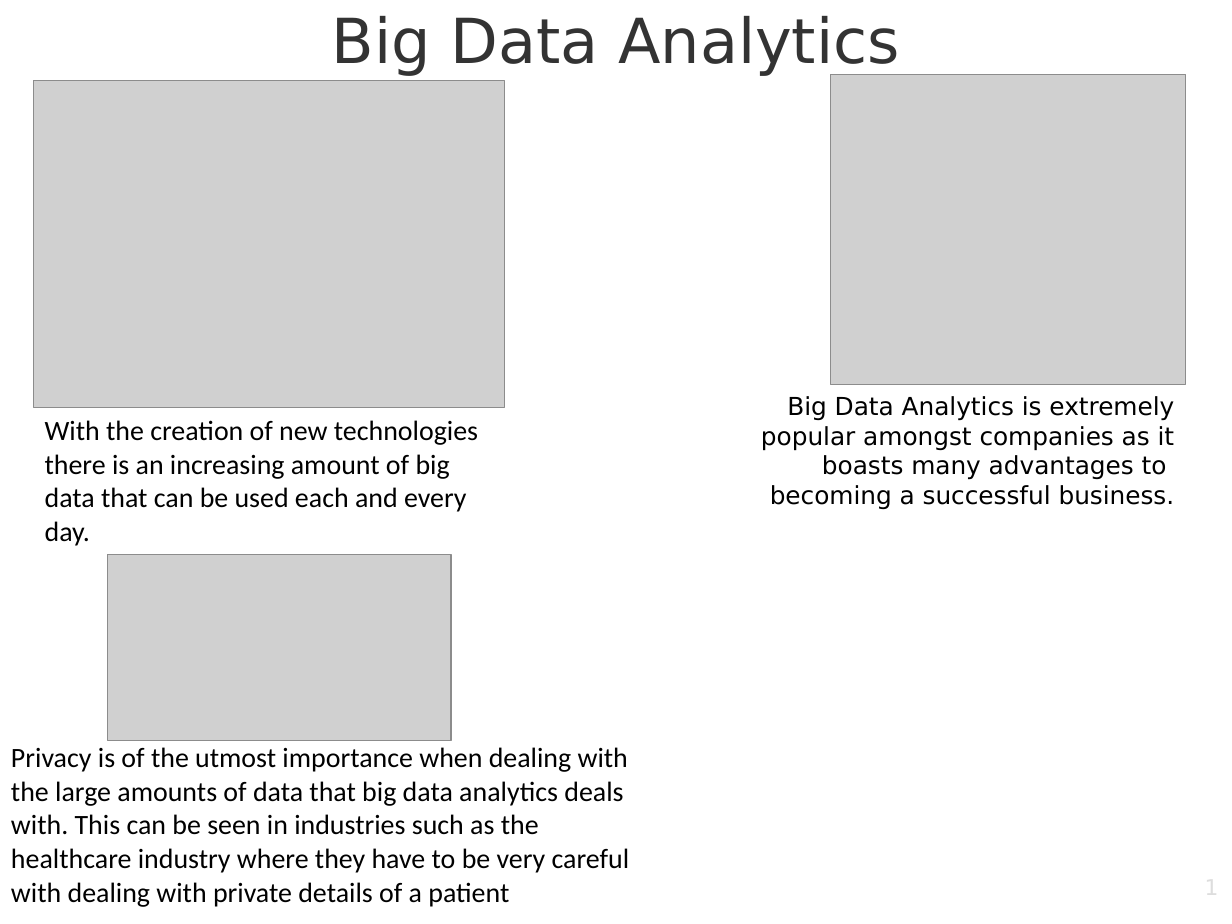
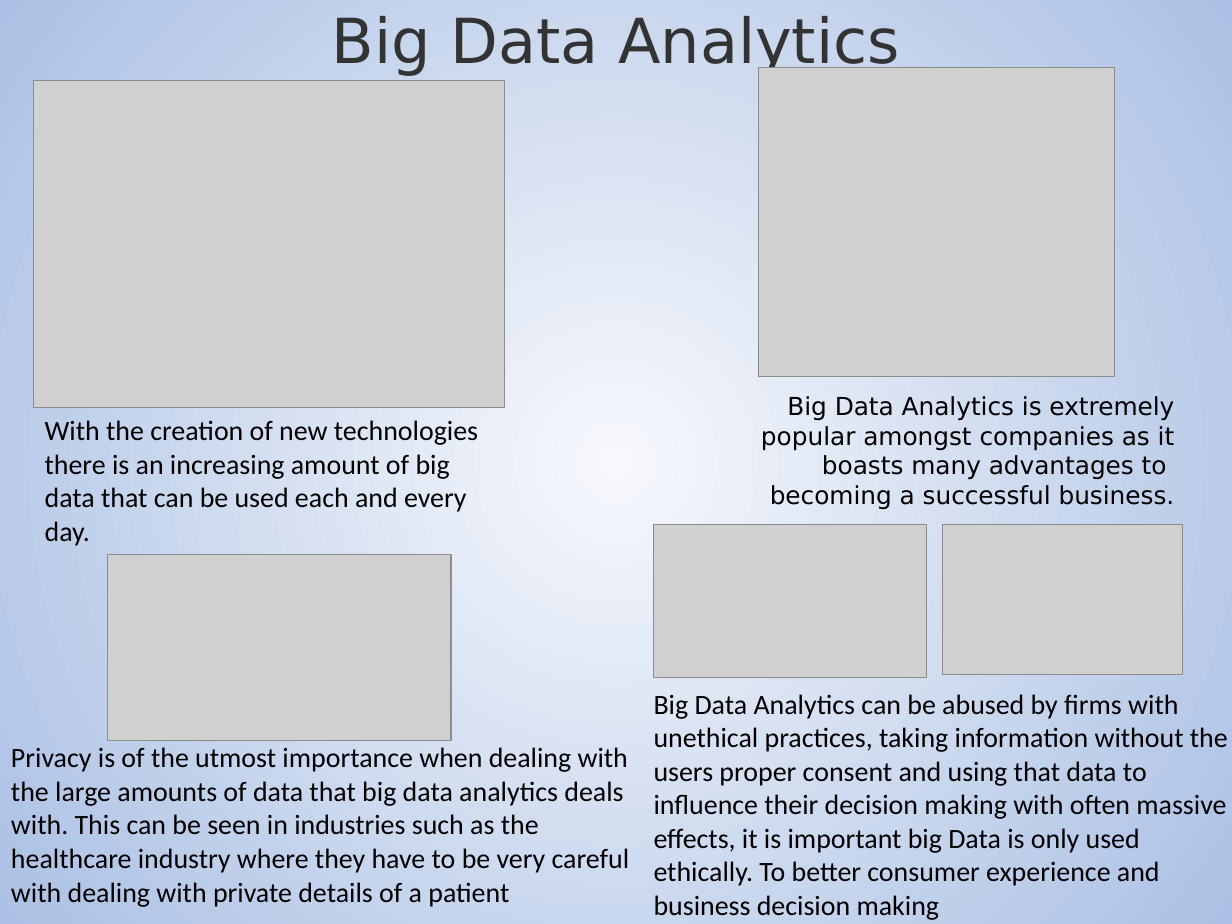
Before and after one commit to LukeBogdanovic/CS4182-Assignment, a slide deck: slide 1 of CS4182_project_poster b+a.odp. Drawn at 1232x924 pixels with LibreOffice and Linux fonts; fonts in the diff are those of the drawing; grey boxes stand for pictures. Boxes give left, top, right and bottom in pixels: in the first picture for what was removed or moved away, otherwise in the second. Text is boxed around its words. In the diff, an @@ line names an element or a change of style, - is before the commit and + after.

```diff
--- a/CS4182_project_poster b+a.odp
+++ b/CS4182_project_poster b+a.odp
@@ background #FFFFFF to gradient #F6F8FC to #ABC0E4 @@
@@ picture moved from (x1=831, y1=75, x2=1186, y2=385) to (x1=759, y1=67, x2=1115, y2=377) @@
@@ picture added at (x1=654, y1=524, x2=928, y2=677) @@
@@ picture added at (x1=942, y1=524, x2=1183, y2=675) @@
@@ text added at (x1=654, y1=694, x2=1228, y2=920), 18 pt, text #000000 @@
+Big Data Analytics can be abused by firms with unethical practices, taking information without the users proper consent and using that data to influence their decision making with often massive effects, it is important big Data is only used ethically. To better consumer experience and business decision making
```
